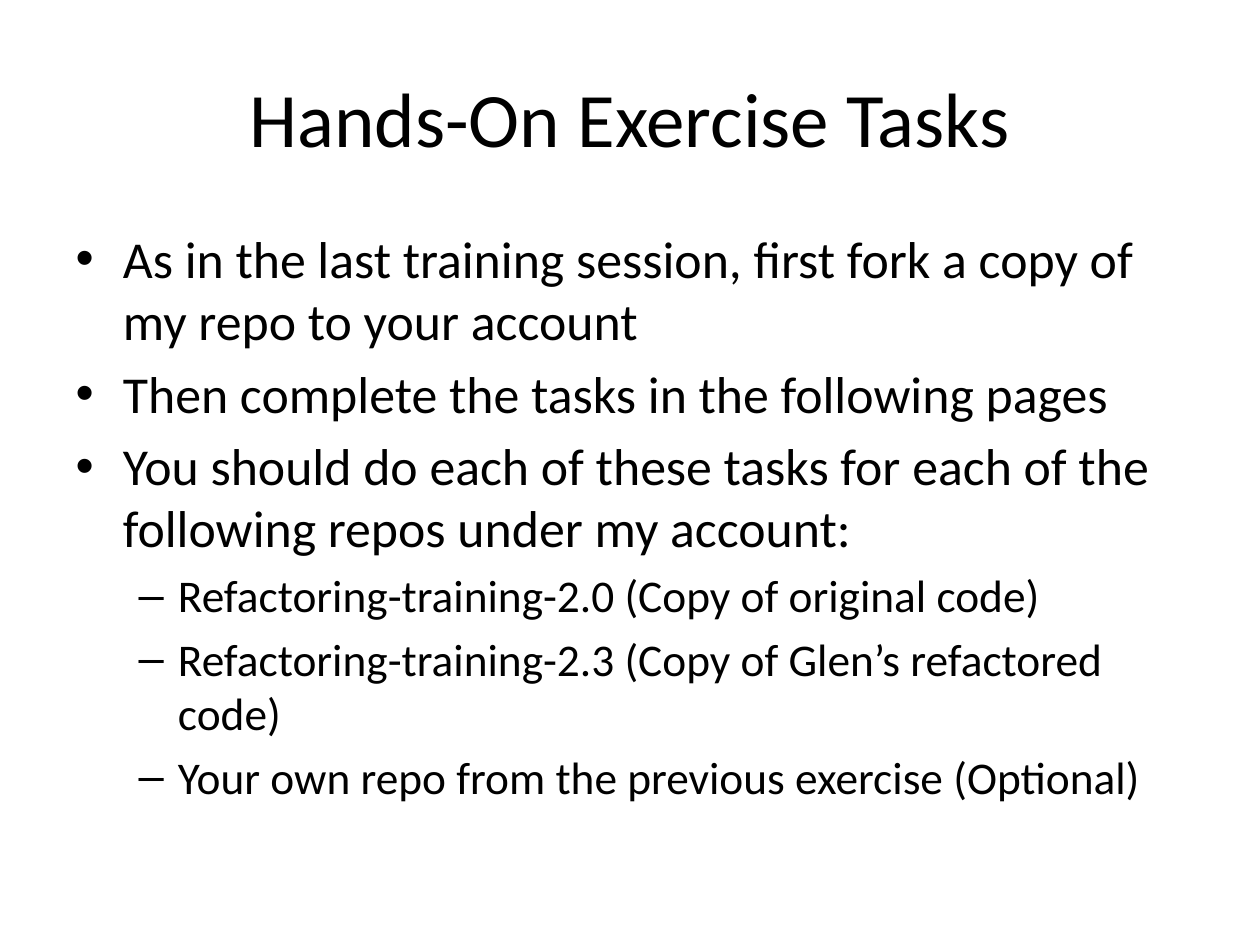
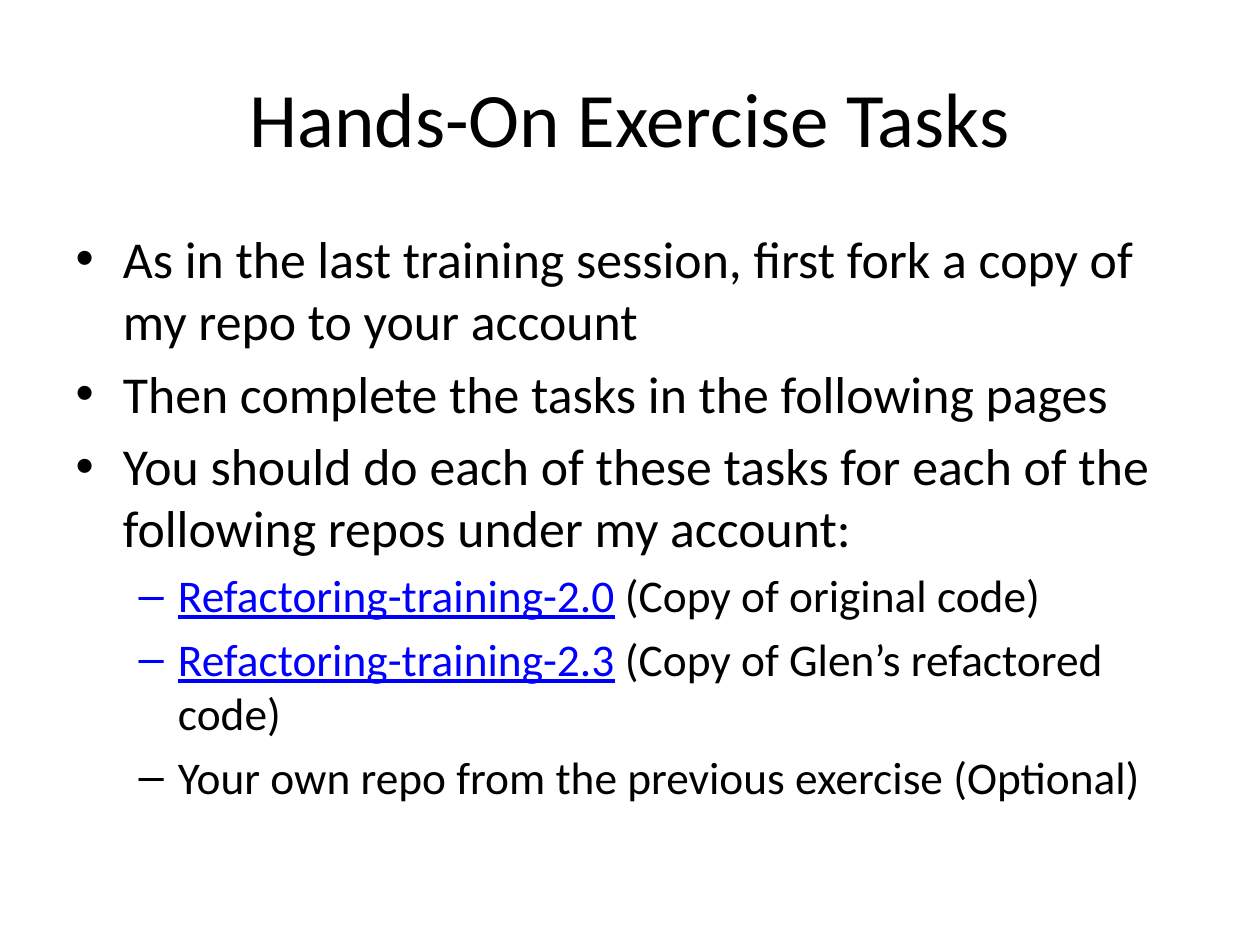
Before and after one commit to bkraitberg/refactoring-training-2.0, a slide deck: slide 28 of Docs/Refactoring-2.0.pptx (slide 19 before the commit). Drawn at 1260x945 pixels with LibreOffice and Linux fonts; fonts in the diff are those of the drawing. Boxes give left, top, right and bottom in pixels: in the first picture for what was removed or moved away, otherwise in the second. Text is boxed around its words. In the diff, an @@ line names an element or a change of style, - is before the commit and + after.

```diff
--- a/Docs/Refactoring-2.0.pptx
+++ b/Docs/Refactoring-2.0.pptx
@@ text at box(178, 579, 1102, 736): text colour #000000 to #0000FF, underline on in "Refactoring-training-2.0", "Refactoring-training-2.3" @@
```
Also in this commit, not shown: 9 slides added.
